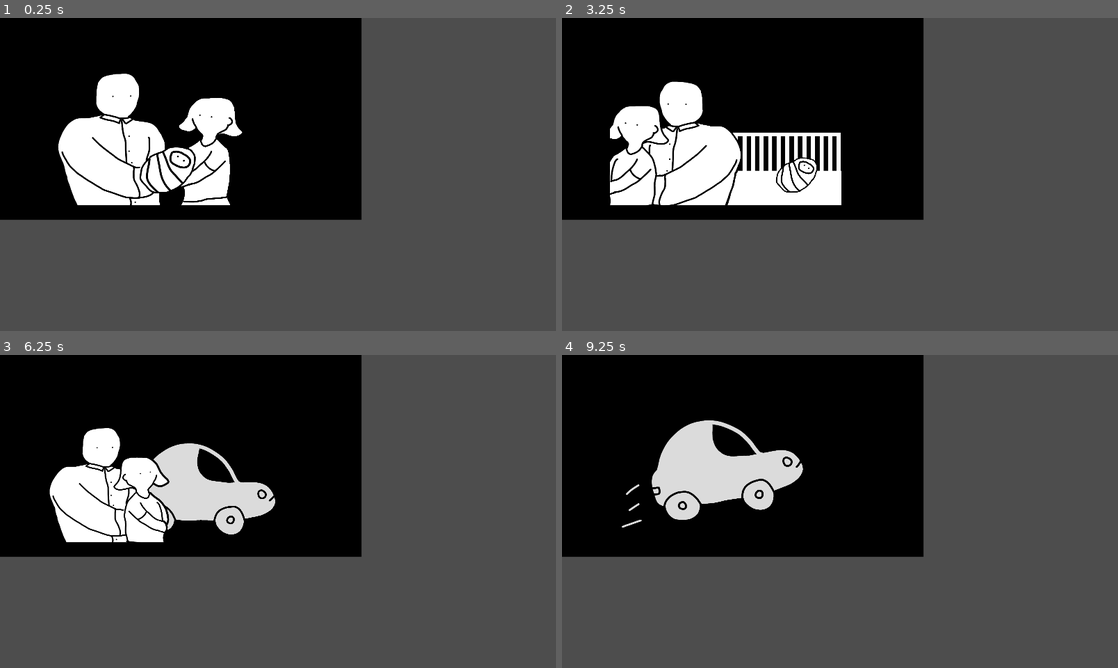
Above: before the commit, frames 1-4 (two rows, left to right).
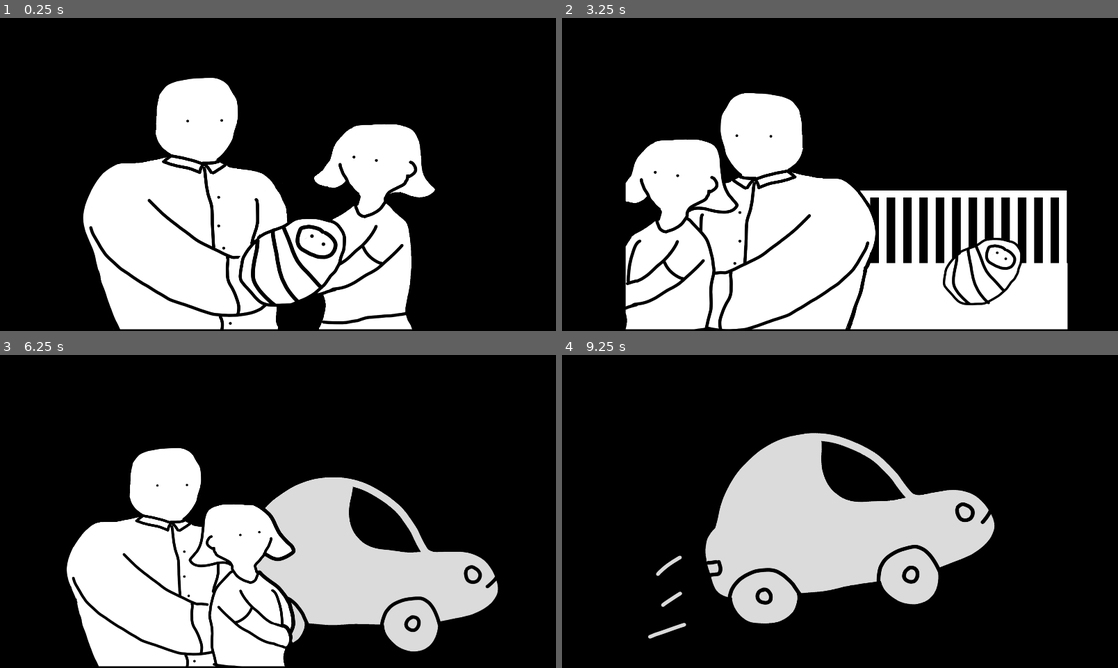
Above: after the commit, the same moments.

Repository: FlyingCowMaster/Shared-Custody
Game: Godot game, scene res://scenes/opening_cutscene.tscn
Same seed, same stepped clock (60 frames per second), same inputs: the game is played once before the commit and once after it. This scene is started directly instead of the project's main scene.
Inputs:
- Up to frame 1 (0.25 s): no input
- Up to frame 2 (3.25 s): tap Enter at 0.5, 2 s; hold D (move_right) 0.53-1.28 s; hold Down (move_down2) 0.53-1.28 s; tap Space at 1.25, 2.75 s; hold S (move_down) 1.28-2.03 s; tap Left (move_left2) at 1.35 s; hold D (move_right) 2.03-2.78 s; hold Right (move_right2) 2.03-2.78 s; hold W (move_up) from 2.78 s (still down); tap Up (move_up2) at 2.85 s
- Up to frame 3 (6.25 s): tap Enter at 3.5 s; release W (move_up) at 3.53 s; hold Shift (possesion) 3.53-4.28 s; hold A (move_left) 3.53-5.03 s; tap Space at 4.25 s; tap Down (move_down2) at 4.35 s; hold S (move_down) 5.03-5.78 s; hold Left (move_left2) 5.03-5.78 s; hold D (move_right) from 5.78 s (still down); tap Right (move_right2) at 5.85 s
- Up to frame 4 (9.25 s): release D (move_right) at 6.53 s; hold W (move_up) 6.53-7.28 s; hold Up (move_up2) 6.53-7.28 s; hold D (move_right) 7.28-8.03 s; tap Shift (possesion) at 7.35 s; hold S (move_down) 8.03-8.78 s; hold Down (move_down2) 8.03-8.78 s; hold A (move_left) from 8.78 s (still down); tap Left (move_left2) at 8.85 s

The runs differ from the first frame. In frame 1, 69% of the frame differs, in the area x 0-100%, y 0-100%; in frame 2, 67%; in frame 3, 71%; in frame 4, 70%.

Commit message:
Fixed Title and CutScene Sizing

Diff:
--- a/shared-custody/scenes/opening_cutscene.tscn
+++ b/shared-custody/scenes/opening_cutscene.tscn
@@ -105,13 +105,13 @@
 
 [node name="Background" type="Sprite2D" parent="."]
 material = SubResource("CanvasItemMaterial_o80my")
-position = Vector2(563.00006, 313)
-scale = Vector2(1372, 768)
+position = Vector2(923.50006, 525.5)
+scale = Vector2(2093, 1193)
 texture = SubResource("CanvasTexture_3qp00")
 
 [node name="CutsceneImages" type="Sprite2D" parent="."]
-position = Vector2(565, 371.00003)
-scale = Vector2(0.37997532, 0.36675)
+position = Vector2(983, 547.99994)
+scale = Vector2(0.7266671, 0.70137495)
 texture = ExtResource("1_oebjb")
 
 [node name="CarCrashSound" type="AudioStreamPlayer2D" parent="."]
--- a/shared-custody/scenes/title_screen.tscn
+++ b/shared-custody/scenes/title_screen.tscn
@@ -13,24 +13,26 @@
 
 [node name="Background" type="TextureRect" parent="."]
 material = SubResource("CanvasItemMaterial_sa3yf")
-offset_right = 1181.0
-offset_bottom = 676.0
+offset_left = -12.0
+offset_top = -2.0
+offset_right = 1944.0
+offset_bottom = 1094.0
 texture = SubResource("CanvasTexture_s4lrb")
 
 [node name="Title" type="Label" parent="."]
-offset_left = 148.0
-offset_top = 111.0
-offset_right = 1043.0
-offset_bottom = 242.0
+offset_left = 544.0
+offset_top = 382.0
+offset_right = 1439.0
+offset_bottom = 513.0
 theme_override_fonts/font = ExtResource("1_fgkus")
 theme_override_font_sizes/font_size = 100
 text = "Shared Possesion"
 
 [node name="PlayGame" type="Label" parent="."]
-offset_left = 428.0
-offset_top = 306.0
-offset_right = 764.0
-offset_bottom = 386.0
+offset_left = 815.0
+offset_top = 594.0
+offset_right = 1151.0
+offset_bottom = 674.0
 theme_override_fonts/font = ExtResource("1_fgkus")
 theme_override_font_sizes/font_size = 60
 text = "Play Game"
@@ -47,10 +49,10 @@
 script = ExtResource("2_sa3yf")
 
 [node name="QuitGame" type="Label" parent="."]
-offset_left = 428.0
-offset_top = 439.0
-offset_right = 764.0
-offset_bottom = 519.0
+offset_left = 815.0
+offset_top = 727.0
+offset_right = 1151.0
+offset_bottom = 807.0
 theme_override_fonts/font = ExtResource("1_fgkus")
 theme_override_font_sizes/font_size = 60
 text = "Quit Game"
Not shown, changed: shared-custody/assets/.DS_Store
